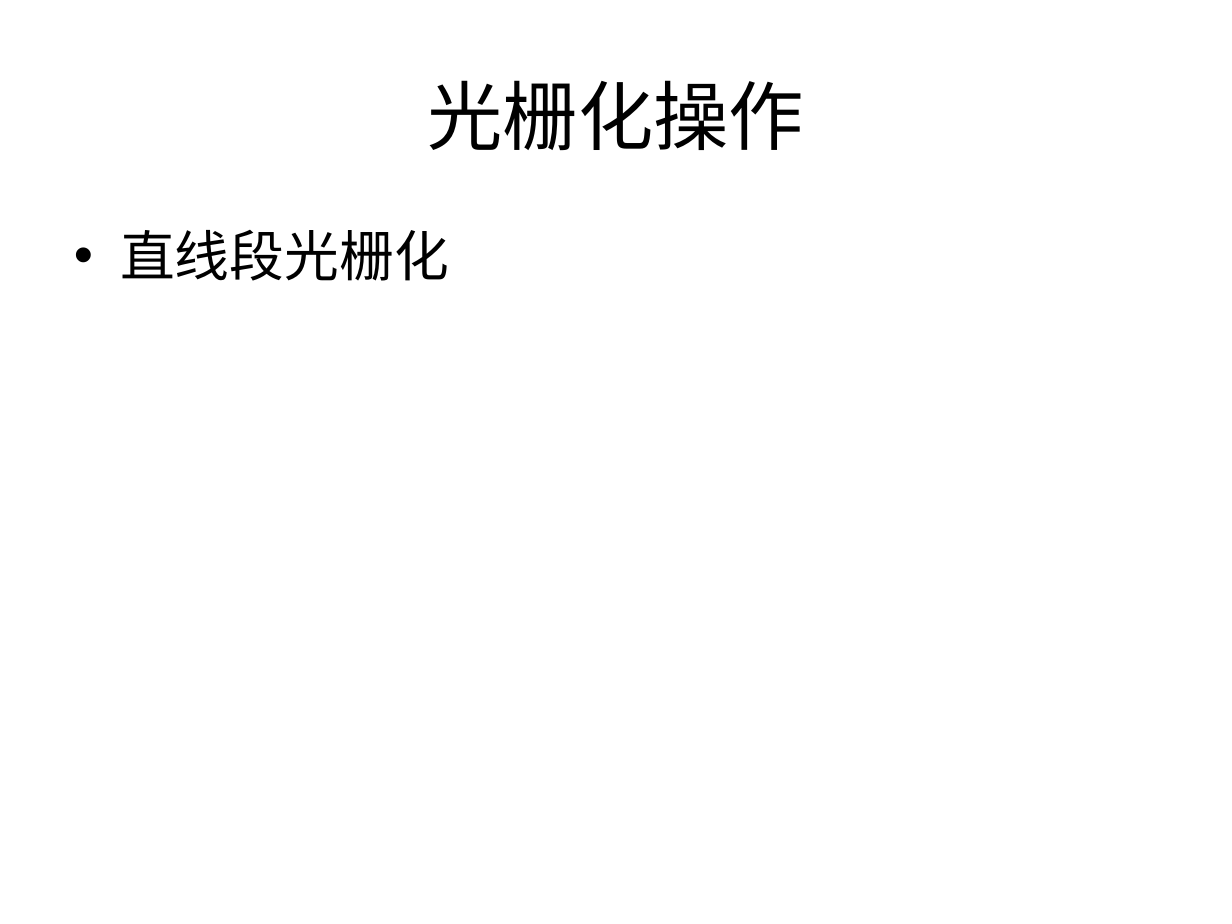
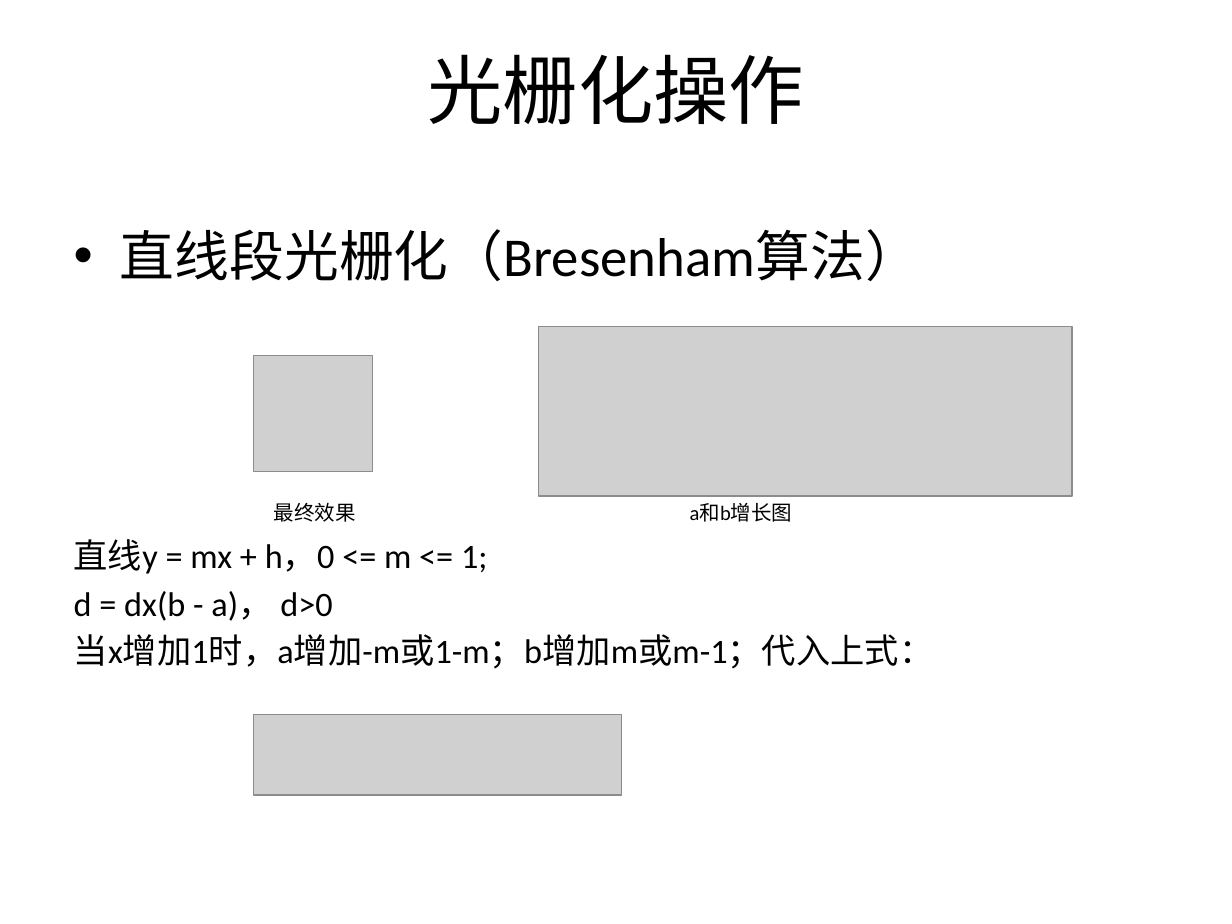
Before and after one commit to SeventhMage/MagicX, a slide deck: slide 32 of SoftEngine/doc/SoftwareRender.pptx (slide 29 before the commit). Drawn at 1232x924 pixels with LibreOffice and Linux fonts; fonts in the diff are those of the drawing; grey boxes stand for pictures; background and template pictures are left out. Boxes give left, top, right and bottom in pixels: in the first picture for what was removed or moved away, otherwise in the second. Text is boxed around its words. In the diff, an @@ line names an element or a change of style, - is before the commit and + after.

```diff
--- a/SoftEngine/doc/SoftwareRender.pptx
+++ b/SoftEngine/doc/SoftwareRender.pptx
@@ title "光栅化操作" at (x1=428, y1=54, x2=804, y2=125): vertical alignment middle to top @@
@@ text at (x1=74, y1=229, x2=934, y2=668): text changed; size 32 to 20 pt @@
-• 直线段光栅化
+• 直线段光栅化（Bresenham算法）
+最终效果 a和b增长图
+直线y = mx + h，0 <= m <= 1;
+d = dx(b - a)， d>0
+当x增加1时，a增加-m或1-m；b增加m或m-1；代入上式：
@@ picture added at (x1=538, y1=326, x2=1072, y2=496) @@
@@ picture added at (x1=254, y1=355, x2=372, y2=471) @@
@@ picture added at (x1=254, y1=715, x2=622, y2=796) @@
```
Also in this commit, not shown: 33 other slides changed, 16 slides added, 1 slide removed.
